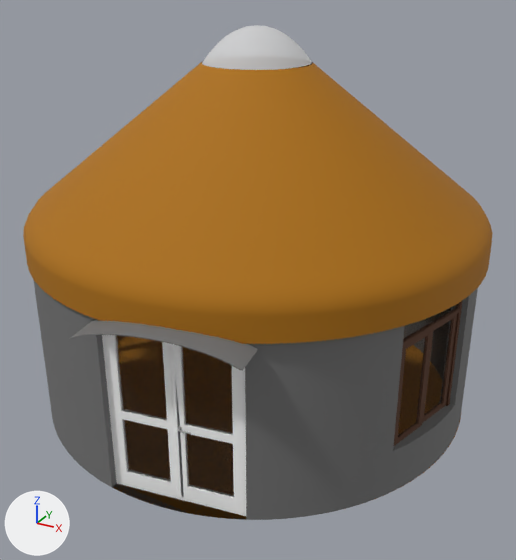
An edit to the glTF model public/models/yurt-6m/exterior.glb, drawn before and after from the same camera.
Rendered twice from a camera (50 mm lens) standing at (4.54, -8.14, 5.74) and looking at (0.25, -0.35, 1.84). Every picture has the same lights, and +X, +Y and +Z are marked at lower left. The older version comes first. Where no turn or scale is listed for an object, it has been applied to the vertices. Vertices at exactly the same position are counted once.

Objects in the first picture: 'Charcoal Blue', 'Floor', 'Glass', 'Joinery', 'Roof cover', 'Wall cover', '[Translucent Glass Sky Reflection]2'.
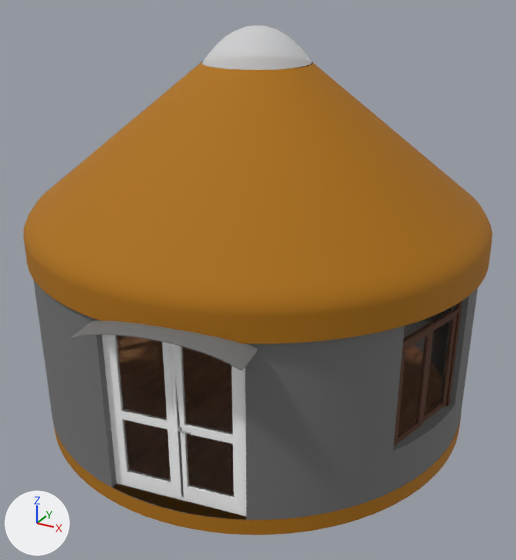
Where the newer file only moved an object's origin or applied its transform, the numbers keep the older frame.

Location of each change, [x1, y1, x2, y2] in pixels of the pictures (516 x 560 px):
'Base', added: after [54, 417, 461, 535]
part 1 of me_floor, reshaped (mostly hidden): before [112, 483, 350, 520]

The change in detail:
Picture 'Image_0' (img_image_0) is new.
Material 'Floor' (mat_floor) is new.
Its texture is img_image_0.
Its roughness is 0.8.
me_floor is used by ob_floor; location (0.02, 0.02, 0.01).
me_floor had 385 vertices, 480 faces and spanned x -3.0..3.0, y -3.0..3.0, z 0.0.
me_floor no longer uses material mat_joinery.
me_floor now has 97 vertices, 95 faces and spans x -2.81..2.8, y -2.81..2.81, z 0.0.
Part 1, on me_floor:
193 vertices are removed from x -3.0..3.0, y -3.0..3.0, z 0.0.
387 faces are deleted.
95 new faces join them.
Other edits to the shape of me_floor do not show in these pictures.
me_floor gains material mat_floor (picture img_image_0).
Mesh me_base is new.
It has 480 vertices, 763 faces and spans x -3.0..3.0, y -3.0..3.0, z -0.11..0.11.
It uses material mat_joinery.
Object 'Base' (ob_base) is new; it shows me_base.
Its location is (0.02, 0.02, -0.11).
